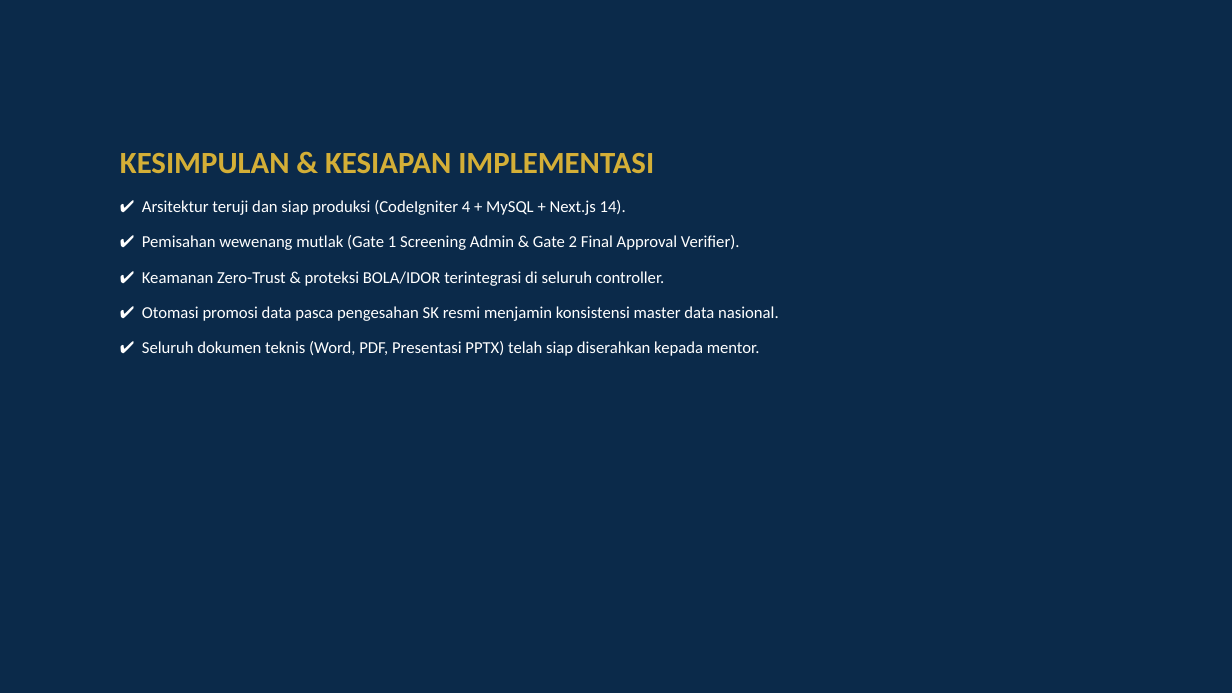
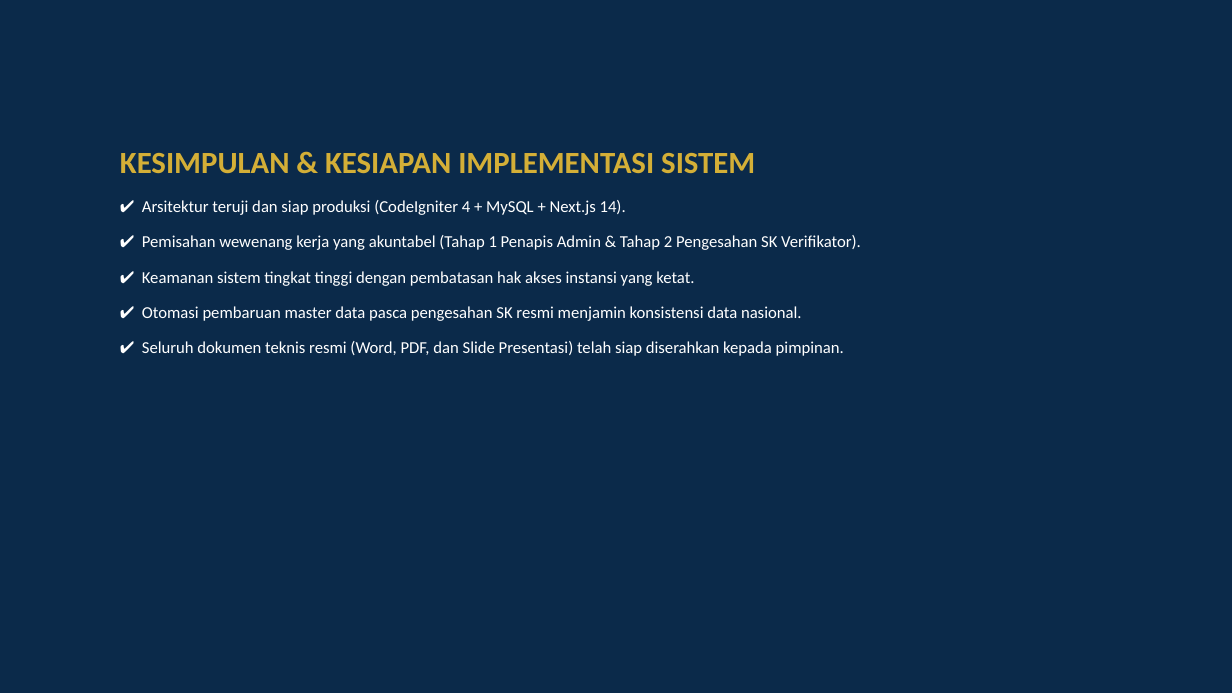
Before and after one commit to B3rlinSugi/Sigma-K, a slide deck: slide 14 of docs/PRESENTASI_PERANCANGAN_SIGMA-K_v1.0.pptx. Drawn at 1232x693 pixels with LibreOffice and Linux fonts; fonts in the diff are those of the drawing. Boxes give left, top, right and bottom in pixels: in the first picture for what was removed or moved away, otherwise in the second. Text is boxed around its words. In the diff, an @@ line names an element or a change of style, - is before the commit and + after.

```diff
--- a/docs/PRESENTASI_PERANCANGAN_SIGMA-K_v1.0.pptx
+++ b/docs/PRESENTASI_PERANCANGAN_SIGMA-K_v1.0.pptx
@@ text at [120,153,755,174]: text changed @@
-KESIMPULAN & KESIAPAN IMPLEMENTASI
+KESIMPULAN & KESIAPAN IMPLEMENTASI SISTEM
@@ text at [142,235,861,356]: text changed @@
-✔ Pemisahan wewenang mutlak (Gate 1 Screening Admin & Gate 2 Final Approval Verifier).
-✔ Keamanan Zero-Trust & proteksi BOLA/IDOR terintegrasi di seluruh controller.
-✔ Otomasi promosi data pasca pengesahan SK resmi menjamin konsistensi master data nasional.
-✔ Seluruh dokumen teknis (Word, PDF, Presentasi PPTX) telah siap diserahkan kepada mentor.
+✔ Pemisahan wewenang kerja yang akuntabel (Tahap 1 Penapis Admin & Tahap 2 Pengesahan SK Verifikator).
+✔ Keamanan sistem tingkat tinggi dengan pembatasan hak akses instansi yang ketat.
+✔ Otomasi pembaruan master data pasca pengesahan SK resmi menjamin konsistensi data nasional.
+✔ Seluruh dokumen teknis resmi (Word, PDF, dan Slide Presentasi) telah siap diserahkan kepada pimpinan.
```
Also in this commit, not shown: 13 other slides changed, 24 other files.
